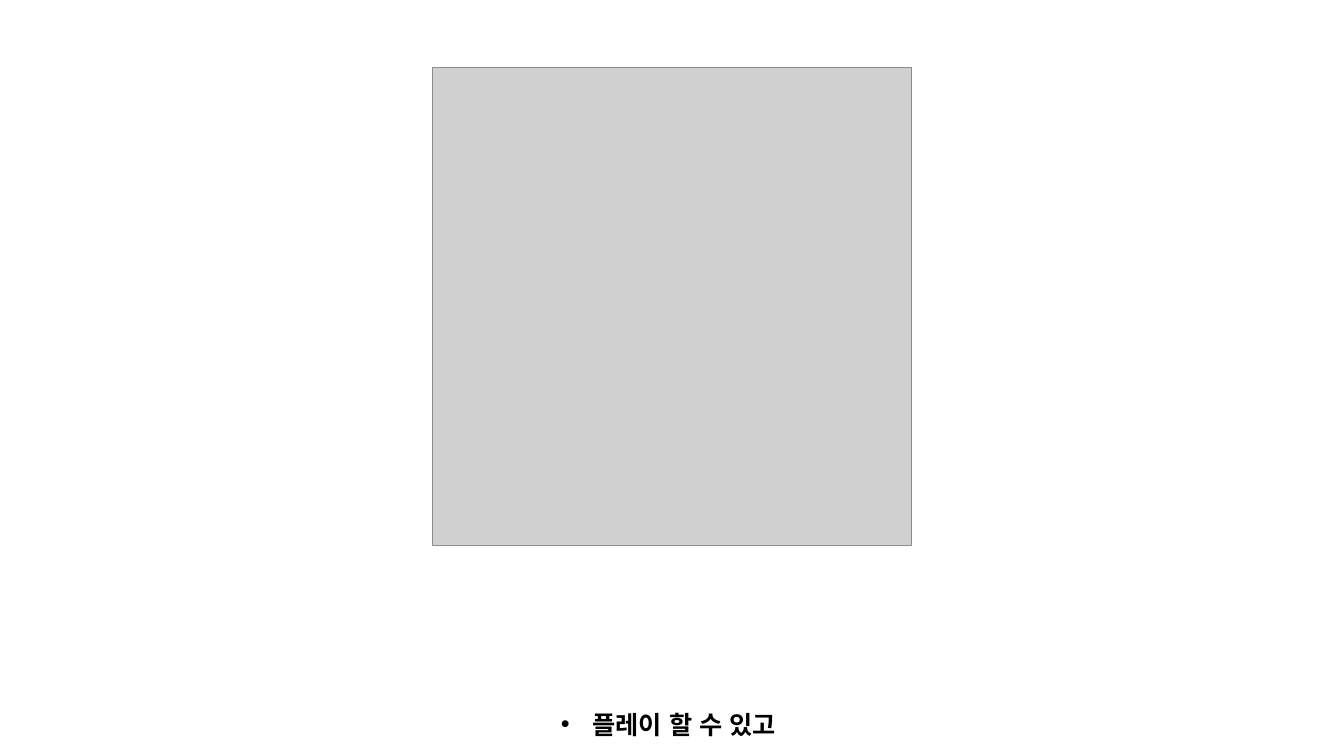
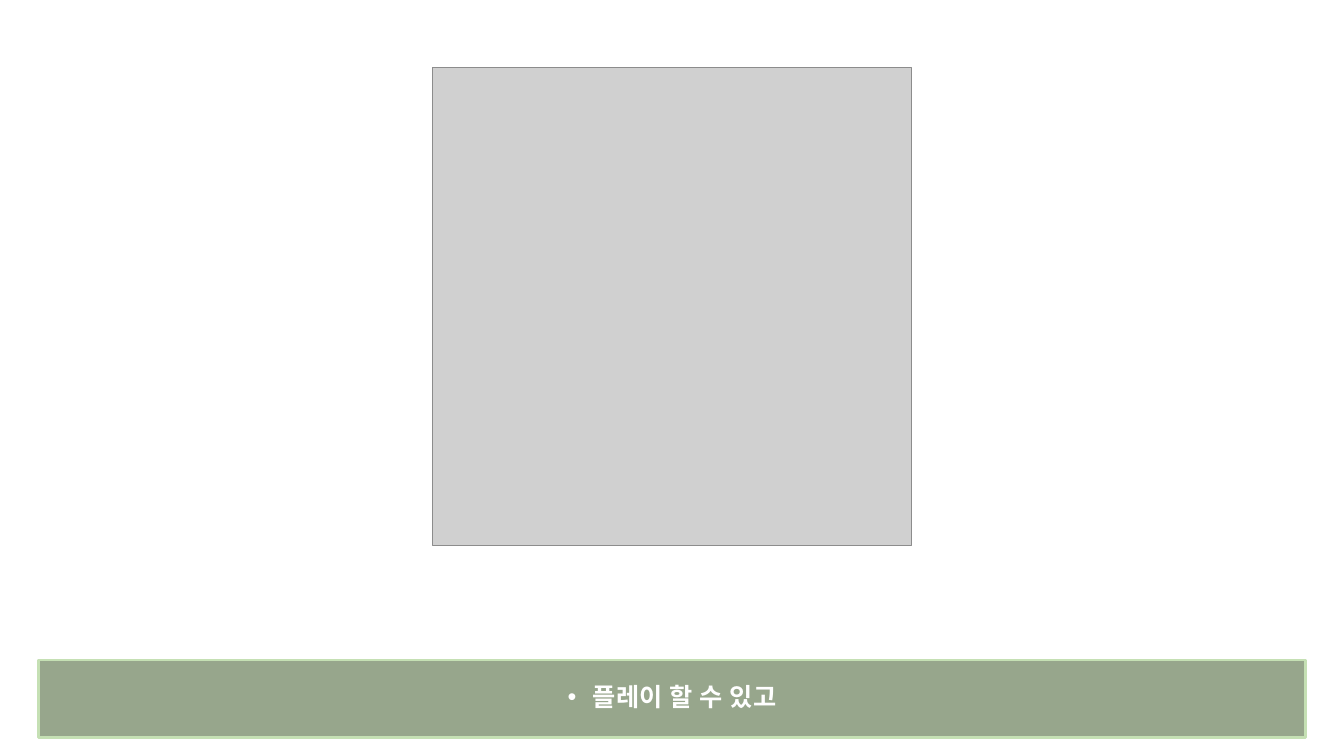
Before and after one commit to kookmin-sw/2018-cap1-14, a slide deck: slide 11 of doc/reports/캡스톤 1차 발표 자료.pptx (slide 9 before the commit). Drawn at 1344x756 pixels with LibreOffice and Linux fonts; fonts in the diff are those of the drawing; grey boxes stand for pictures. Boxes give left, top, right and bottom in pixels: in the first picture for what was removed or moved away, otherwise in the second. Text is boxed around its words. In the diff, an @@ line names an element or a change of style, - is before the commit and + after.

```diff
--- a/doc/reports/캡스톤 1차 발표 자료.pptx
+++ b/doc/reports/캡스톤 1차 발표 자료.pptx
@@ rectangle "플레이 할 수 있고": place and size @@
-rectangle "플레이 할 수 있고" at [592, 712, 776, 737]
+rectangle "플레이 할 수 있고" at [38, 660, 1306, 738]
@@ rectangle "플레이 할 수 있고" at [38, 660, 1306, 738]: text colour #000000 to #FFFFFF; alignment left to centre; indent changed; line spacing 1 to 0.9; more space between paragraphs; vertical alignment top to middle; fill none to #385723 at 52% opacity; outline none to #C5E0B4 2 pt @@
```
Also in this commit, not shown: 17 other slides changed, 5 slides added, 2 slides removed, 6 other files.
